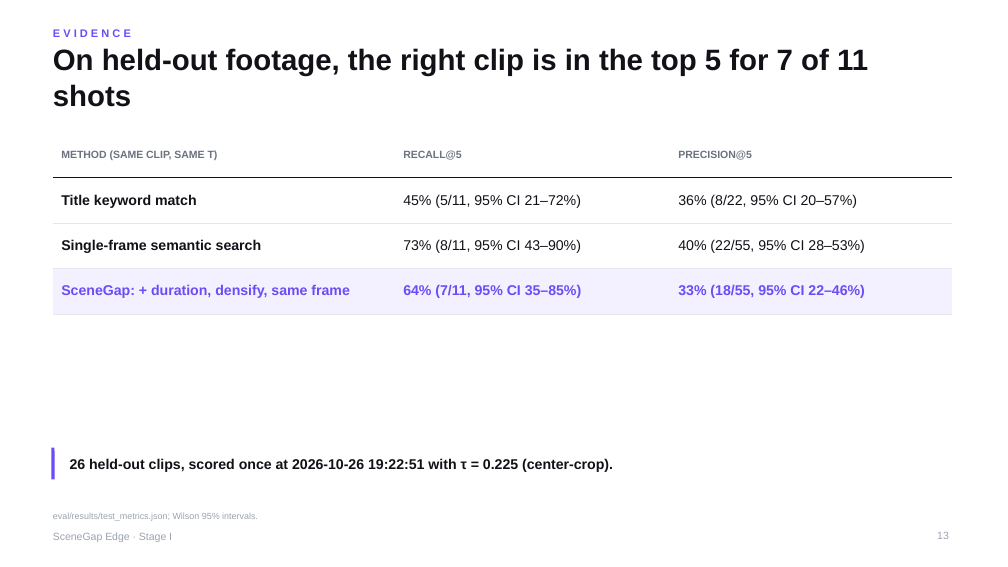
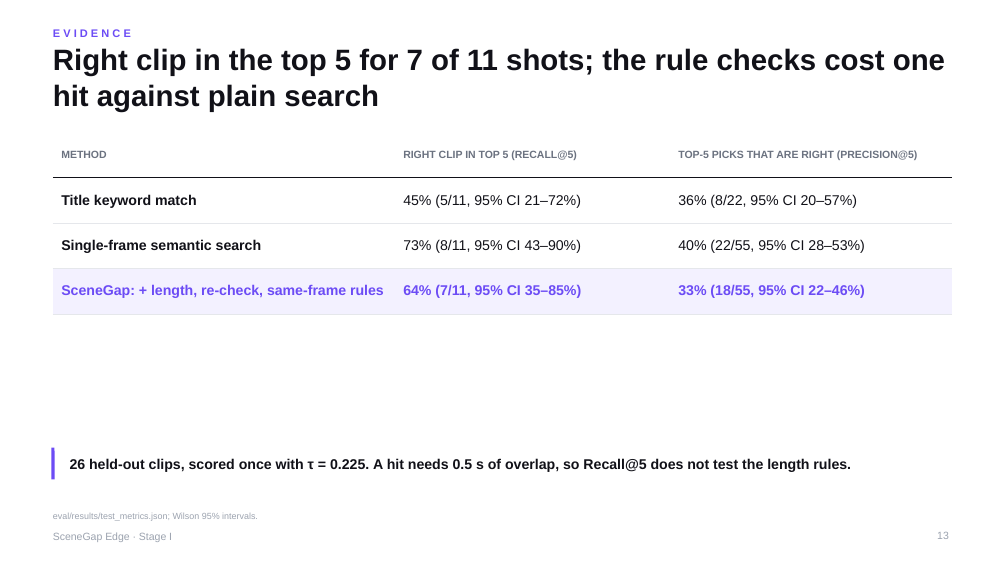
Before and after one commit to yu9bryan/scenegap-edge, a slide deck: slide 13 of docs/deck/SceneGapEdge_StageI_Proposal.pptx. Drawn at 1008x567 pixels with LibreOffice and Linux fonts; fonts in the diff are those of the drawing. Boxes give left, top, right and bottom in pixels: in the first picture for what was removed or moved away, otherwise in the second. Text is boxed around its words. In the diff, an @@ line names an element or a change of style, - is before the commit and + after.

```diff
--- a/docs/deck/SceneGapEdge_StageI_Proposal.pptx
+++ b/docs/deck/SceneGapEdge_StageI_Proposal.pptx
@@ title at (53,48,945,112): text changed @@
-On held-out footage, the right clip is in the top 5 for 7 of 11 shots
+Right clip in the top 5 for 7 of 11 shots; the rule checks cost one hit against plain search
@@ table at (53,132,953,302) @@
-row 1: METHOD (SAME CLIP, SAME Τ) | RECALL@5 | PRECISION@5
+row 1: METHOD | RIGHT CLIP IN TOP 5 (RECALL@5) | TOP-5 PICKS THAT ARE RIGHT (PRECISION@5)
-row 4, column 1: SceneGap: + duration, densify, same frame
+row 4, column 1: SceneGap: + length, re-check, same-frame rules
@@ text at (70,458,851,472): text changed @@
-26 held-out clips, scored once at 2026-10-26 19:22:51 with τ = 0.225 (center-crop).
+26 held-out clips, scored once with τ = 0.225. A hit needs 0.5 s of overlap, so Recall@5 does not test the length rules.
```
Also in this commit, not shown: 22 other slides changed, 1 slide added, 3 other files.
